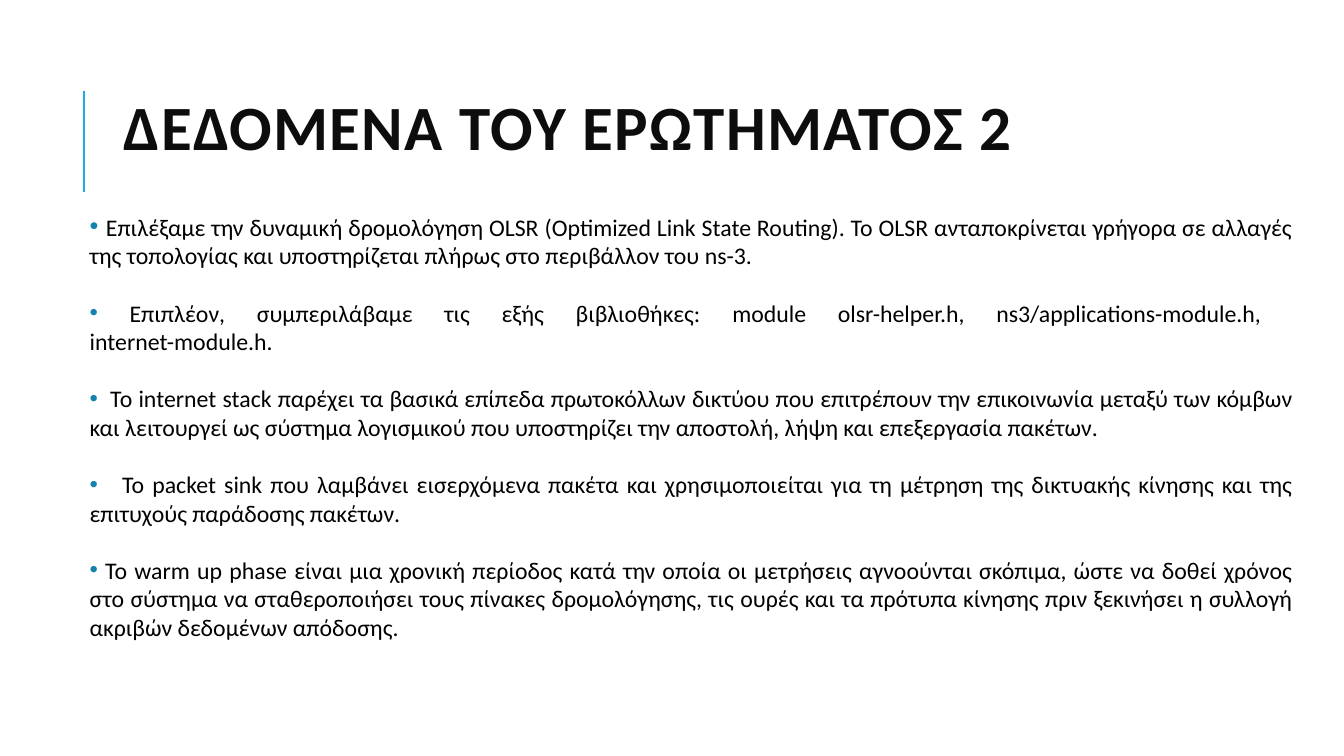
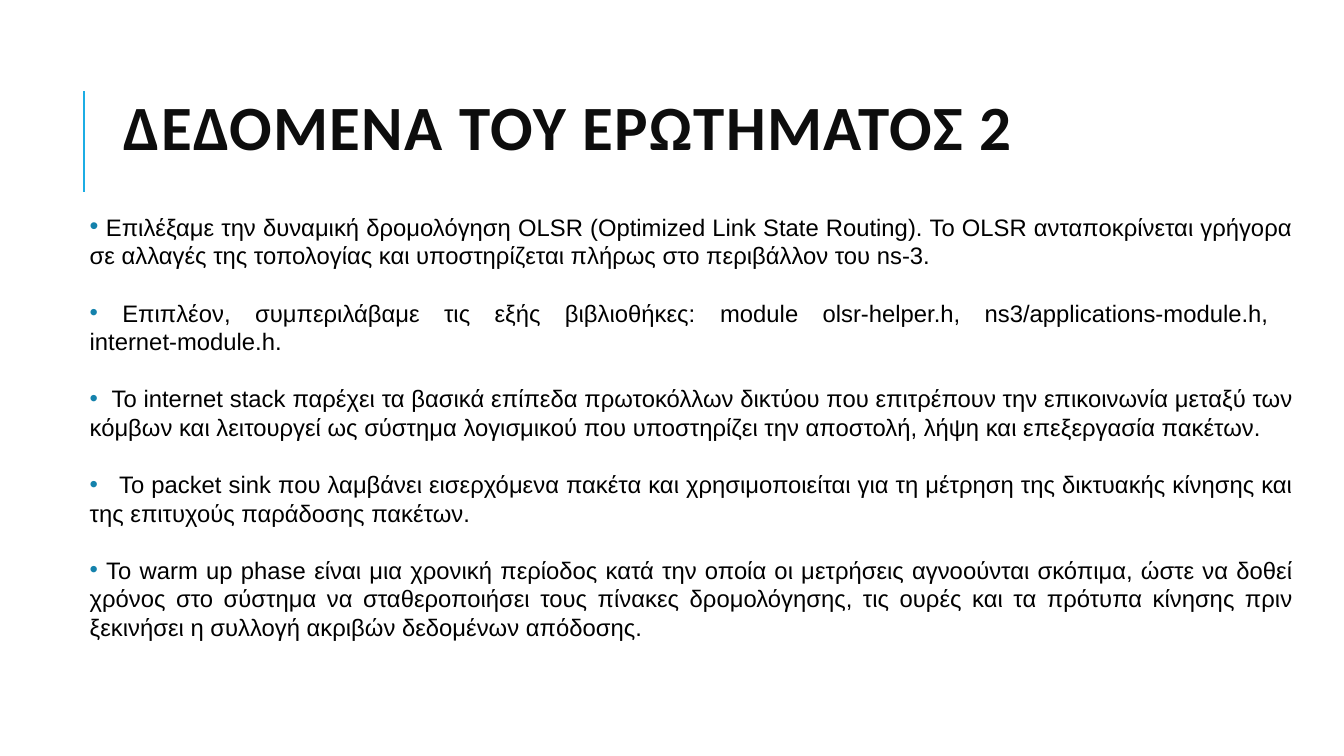
Before and after one commit to grgmyl/Ns3Project, a slide deck: slide 8 of Presentations/Ns-3_presentation_F.pptx. Drawn at 1344x756 pixels with LibreOffice and Linux fonts; fonts in the diff are those of the drawing. Boxes give left, top, right and bottom in pixels: in the first picture for what was removed or moved away, otherwise in the second. Text is boxed around its words. In the diff, an @@ line names an element or a change of style, - is before the commit and + after.

```diff
--- a/Presentations/Ns-3_presentation_F.pptx
+++ b/Presentations/Ns-3_presentation_F.pptx
@@ text "Επιλέξαμε την δυναμική δρομολόγηση OLSR ..." at (90, 218, 1293, 641): font Calibri to Arial @@
```
Also in this commit, not shown: 4 other slides changed, 1 slide added, 2 slides removed.
